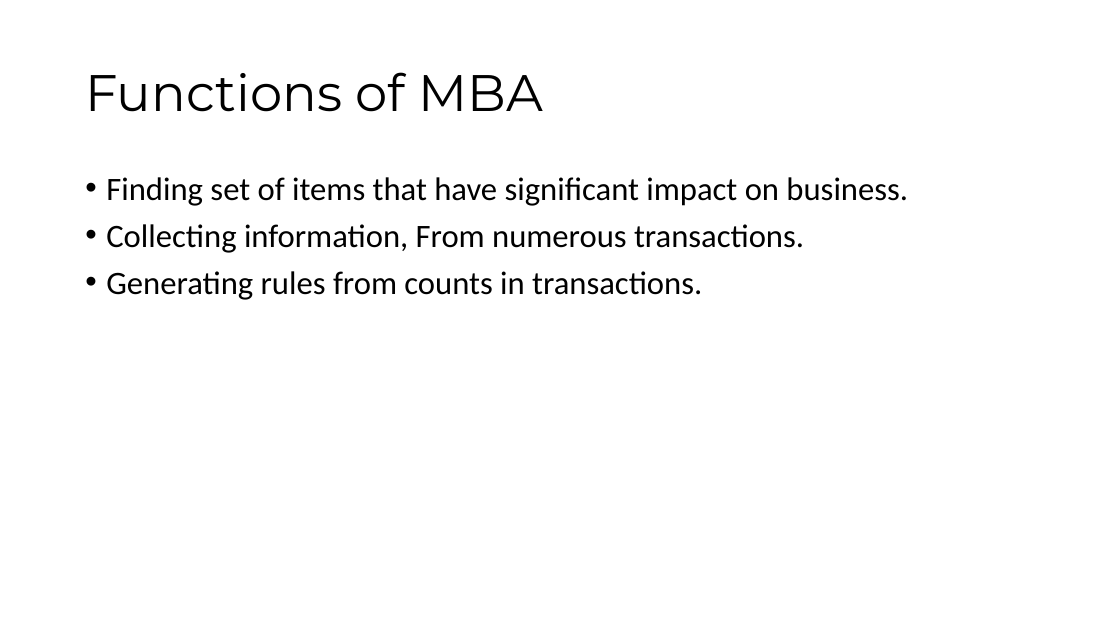
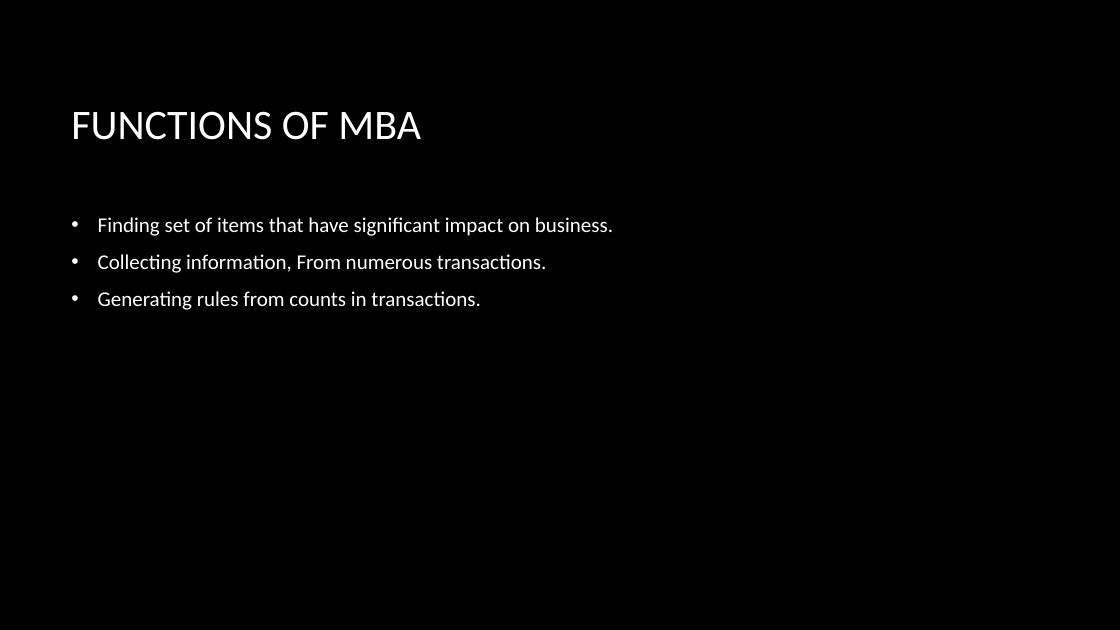
Before and after one commit to keerthiratna/Grocery-Genius-Smart-grocery-shopping-Assistance-with-basket-analysis, a slide deck: slide 23 of MARKET BASKET ANALYSIS PRESENTATION PPT.pptx (slide 24 before the commit). Drawn at 1120x630 pixels with LibreOffice and Linux fonts; fonts in the diff are those of the drawing; background and template pictures are left out. Boxes give left, top, right and bottom in pixels: in the first picture for what was removed or moved away, otherwise in the second. Text is boxed around its words. In the diff, an @@ line names an element or a change of style, - is before the commit and + after.

```diff
--- a/MARKET BASKET ANALYSIS PRESENTATION PPT.pptx
+++ b/MARKET BASKET ANALYSIS PRESENTATION PPT.pptx
@@ background #FFFFFF to picture (left out) @@
@@ title at <box>71,111,421,140</box>: text changed; size 44 to 36 pt; font Montserrat to Calibri; text colour #000000 to #FFFFFF @@
-Functions of MBA
+FUNCTIONS OF MBA
@@ text "Finding set of items that ...": place and size @@
-text "Finding set of items that ..." at <box>106,177,908,300</box>
+text "Finding set of items that ..." at <box>98,217,613,310</box>
@@ text "Finding set of items that ..." at <box>98,217,613,310</box>: size 28 to 18 pt, text colour #000000 to #FFFFFF; indent changed; line spacing 0.9 to 1; vertical alignment top to middle @@
```
Also in this commit, not shown: 23 other slides changed, 3 slides added, 3 slides removed, 1 other file.
